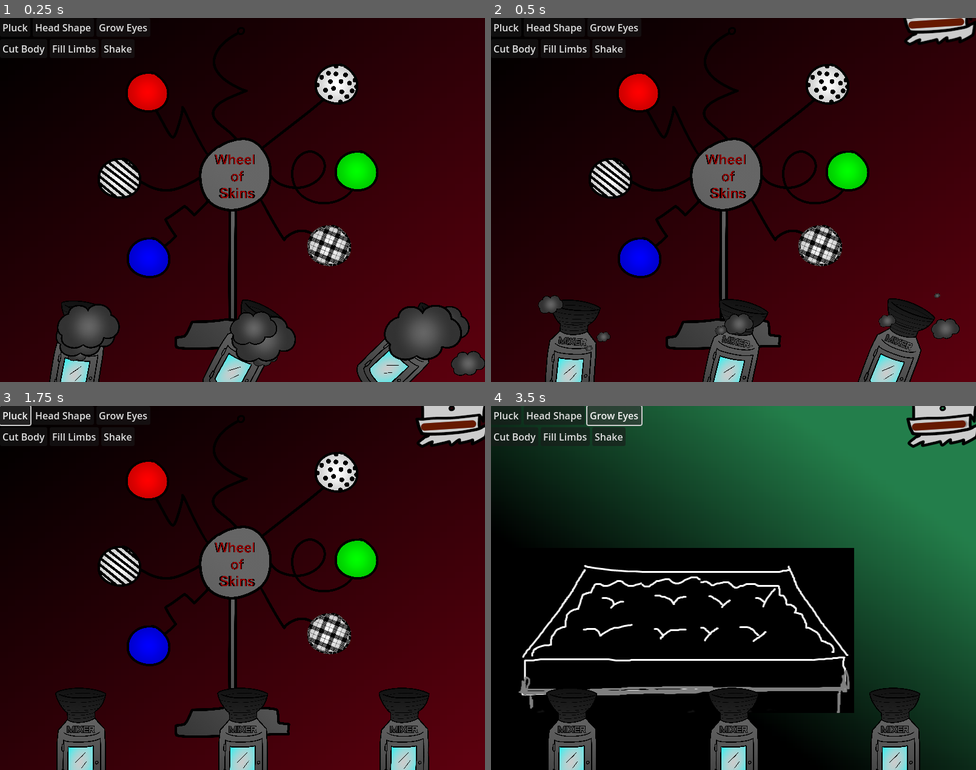
Above: before the commit, frames 1-4 (two rows, left to right).
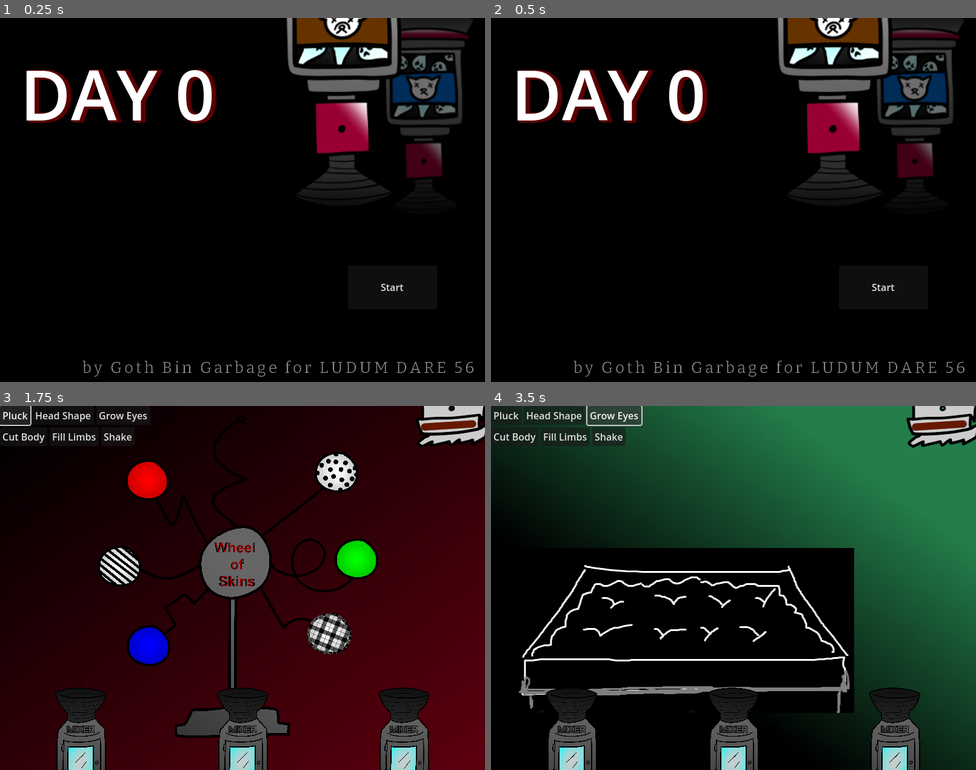
Above: after the commit, the same moments.

Repository: Goth-Bin-Garbage/build_a_dready_bear.swf
Game: Godot game, scene res://main.tscn
Two runs of this game, one before a commit and one after it. Both use one fixed random seed, a clock stepped at 60 frames per second and the inputs below.
Inputs (mouse positions are in pixels of both pictures, inside the frame that each line leads up to):
- Up to frame 1 (0.25 s): no input
- Up to frame 2 (0.5 s): no input
- Up to frame 3 (1.75 s): click (392, 675) at 0.5 s, where only the run after the commit has a clickable "Start"; click "Pluck" at 1.25 s
- Up to frame 4 (3.5 s): click "Head Shape" at 2 s; click "Grow Eyes" at 2.75 s

The runs differ from the first frame. In frame 1, 81% of the frame differs, in the area x 0-100%, y 0-100%; in frame 2, 81%; in frame 3, less than 0.1%; in frame 4, less than 0.1%.

Commit message:
intraday screen

Diff:
--- /dev/null
+++ b/day_screen.gd
@@ -0,0 +1,9 @@
+extends Node2D
+
+
+func _process(delta):
+	$DayNumberLabel.text = "DAY " + str(Global.day)
+
+
+func _on_button_pressed():
+	Global.main.start_day()
--- /dev/null
+++ b/day_screen.tscn
@@ -0,0 +1,35 @@
+[gd_scene load_steps=4 format=3 uid="uid://re4dn30y8pjc"]
+
+[ext_resource type="Script" path="res://day_screen.gd" id="1_ir3j4"]
+[ext_resource type="Texture2D" uid="uid://d3jfsjn3j7spf" path="res://sprites/title_screen.png" id="1_qpn8g"]
+
+[sub_resource type="LabelSettings" id="LabelSettings_cia1q"]
+font_size = 114
+shadow_size = 11
+shadow_color = Color(0.352572, 4.42201e-07, 1.44392e-07, 1)
+shadow_offset = Vector2(5, 1)
+
+[node name="DayScreen" type="Node2D"]
+script = ExtResource("1_ir3j4")
+
+[node name="TitleScreen" type="Sprite2D" parent="."]
+position = Vector2(400, 300)
+texture = ExtResource("1_qpn8g")
+
+[node name="DayNumberLabel" type="Label" parent="."]
+offset_left = 33.0
+offset_top = 47.0
+offset_right = 381.0
+offset_bottom = 254.0
+text = "DAY 0
+"
+label_settings = SubResource("LabelSettings_cia1q")
+
+[node name="Button" type="Button" parent="."]
+offset_left = 574.0
+offset_top = 408.0
+offset_right = 721.0
+offset_bottom = 480.0
+text = "Start"
+
+[connection signal="pressed" from="Button" to="." method="_on_button_pressed"]
--- a/logic.gd
+++ b/logic.gd
@@ -9,3 +9,7 @@
 	if randf() <= GameData.new_order_attempt_chance:
 		Global.main.new_order()
 	$OrderTimer.start()
+
+
+func _on_day_end_timer_timeout():
+	Global.main.return_to_day_screen()
--- a/logic.tscn
+++ b/logic.tscn
@@ -7,6 +7,10 @@
 
 [node name="OrderTimer" type="Timer" parent="."]
 wait_time = 5.0
-autostart = true
+
+[node name="DayEndTimer" type="Timer" parent="."]
+wait_time = 3.0
+one_shot = true
 
 [connection signal="timeout" from="OrderTimer" to="." method="_on_timer_timeout"]
+[connection signal="timeout" from="DayEndTimer" to="." method="_on_day_end_timer_timeout"]
--- a/main.gd
+++ b/main.gd
@@ -18,7 +18,8 @@
 
 
 func _ready():
-	start_day()
+	# start_day()
+	pass
 
 
 func _process(delta):
@@ -57,8 +58,42 @@
 	print("left" if new_station_before_current else "right")
 
 
+func start_day() -> void:
+	orders_todo_today = GameData.number_orders_first_day
+	if Global.day == 1:
+		orders_todo_today = GameData.number_orders_second_day
+	day_score = 0
+	orders_received = 0
+	orders_handled = 0
+	load_station(Global.get_station_scene_file(GameData.Station.FABRIC))
+	station_instance.get_node("Music").play()
+	$DayScreen.hide()
+	$UI.show()
+	$Station.show()
+	$UI/StationButtons.show()
+	$Logic/OrderTimer.start()
+
+	# if tutorial day, start with an order
+	if Global.day == 0:
+		new_order()
+
+
+func end_day() -> void:
+	Global.day += 1
+	station_instance.get_node("Music").stop()
+	$FinishSound.play()
+	$Logic/OrderTimer.stop()
+	$UI/StationButtons.hide()
+	$Logic/DayEndTimer.start()
+
+
+func return_to_day_screen() -> void:
+	$UI.hide()
+	$Station.hide()
+	$DayScreen.show()
+
+
 var order_scene := preload("res://ui/order.tscn")
-
 func new_order() -> void:
 	# block creating new order if there are too many
 	if self.orders.size() >= get_maximum_number_of_orders():
@@ -70,27 +105,6 @@
 	ui_orders_node.add_child(order_instance)
 	orders.append(order_instance)
 	orders_received += 1
-
-func start_day() -> void:
-	orders_todo_today = GameData.number_orders_first_day
-	if Global.day == 1:
-		orders_todo_today = GameData.number_orders_second_day
-	day_score = 0
-	orders_received = 0
-	orders_handled = 0
-	load_station(Global.get_station_scene_file(GameData.Station.FABRIC))
-	$Logic/OrderTimer.start()
-
-	# if tutorial day, start with an order
-	if Global.day == 0:
-		new_order()
-
-
-func end_day() -> void:
-	station_instance.get_node("Music").stop()
-	$FinishSound.play()
-	$Logic/OrderTimer.stop()
-
 
 func order_completed() -> void:
 	orders_handled += 1
--- a/main.tscn
+++ b/main.tscn
@@ -1,18 +1,23 @@
-[gd_scene load_steps=5 format=3 uid="uid://bly5u2g2hub8c"]
+[gd_scene load_steps=6 format=3 uid="uid://bly5u2g2hub8c"]
 
 [ext_resource type="Script" path="res://main.gd" id="1_rub1s"]
 [ext_resource type="PackedScene" uid="uid://wvb1kyxrajvi" path="res://ui/ui.tscn" id="2_cqt5f"]
 [ext_resource type="PackedScene" uid="uid://b5vka5tcsm2t" path="res://logic.tscn" id="3_06txs"]
 [ext_resource type="AudioStream" uid="uid://cq4vckw72p62v" path="res://audio/sfx/finish.wav" id="4_1fmws"]
+[ext_resource type="PackedScene" uid="uid://re4dn30y8pjc" path="res://day_screen.tscn" id="4_dle8t"]
 
 [node name="Main" type="Node2D"]
 script = ExtResource("1_rub1s")
 
 [node name="Station" type="Node2D" parent="."]
+visible = false
 
 [node name="UI" parent="." instance=ExtResource("2_cqt5f")]
+visible = false
 
 [node name="Logic" parent="." instance=ExtResource("3_06txs")]
 
+[node name="DayScreen" parent="." instance=ExtResource("4_dle8t")]
+
 [node name="FinishSound" type="AudioStreamPlayer2D" parent="."]
 stream = ExtResource("4_1fmws")
Binary file added: sprites/title_screen.png
Not shown, added: sprites/title_screen.png.import
